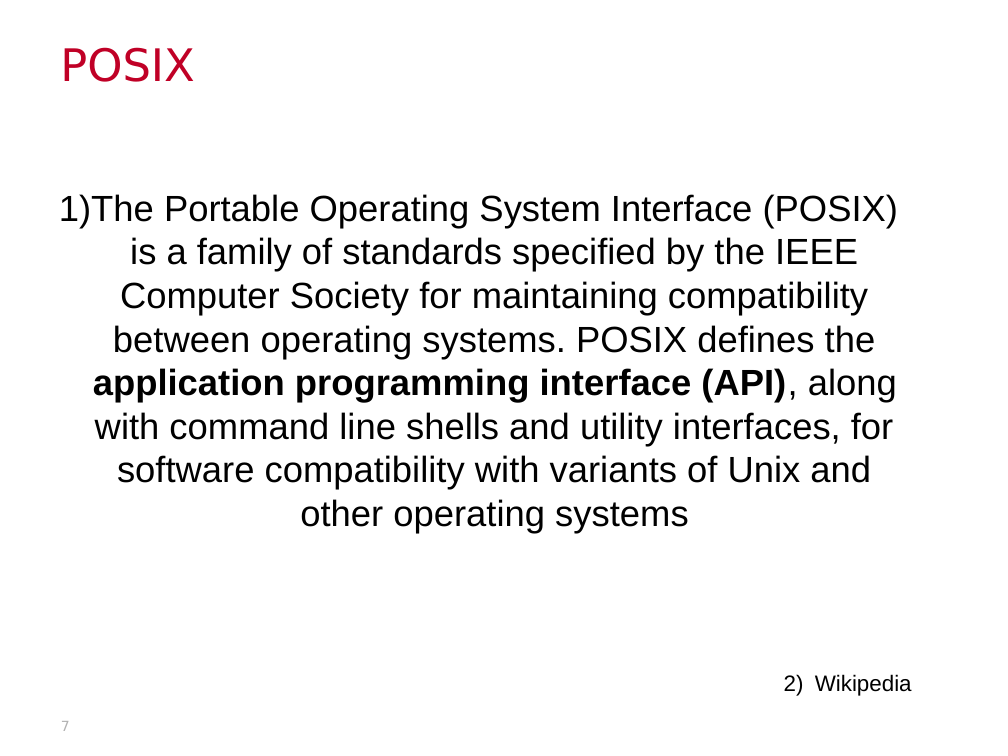
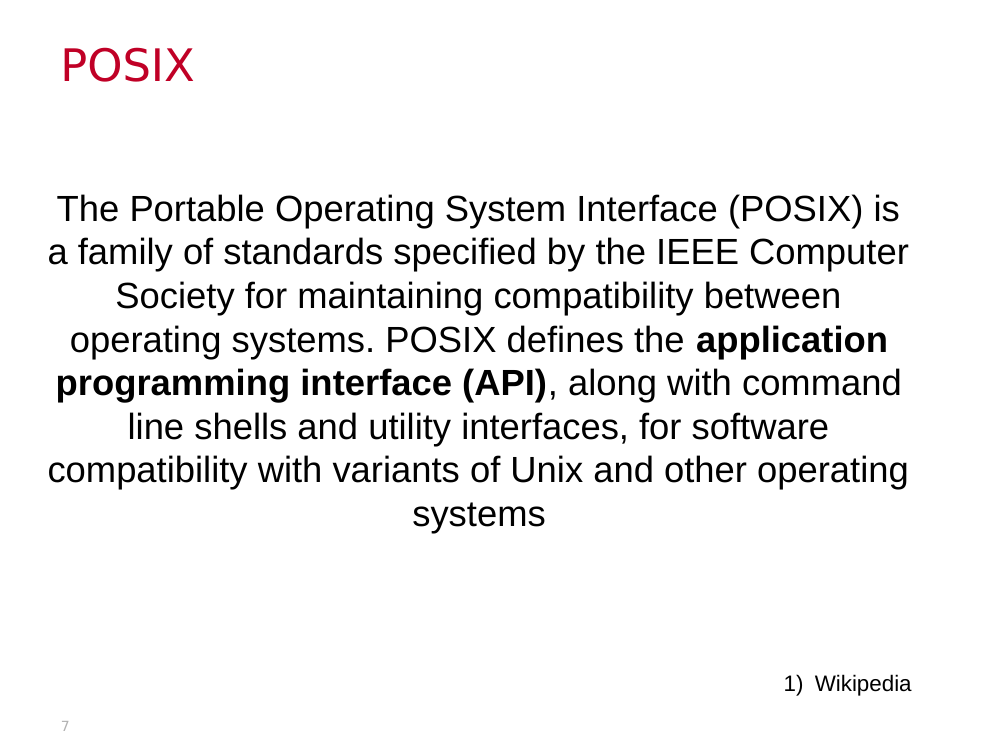
Before and after one commit to lucacm/SistemasHardwareSoftware, a slide deck: slide 7 of aulas/13-processos/slides.pptx. Drawn at 1008x756 pixels with LibreOffice and Linux fonts; fonts in the diff are those of the drawing; background and template pictures are left out. Boxes give left, top, right and bottom in pixels: in the first picture for what was removed or moved away, otherwise in the second. Text is boxed around its words. In the diff, an @@ line names an element or a change of style, - is before the commit and + after.

```diff
--- a/aulas/13-processos/slides.pptx
+++ b/aulas/13-processos/slides.pptx
@@ text at [48,194,909,534]: bullet 1) to none @@
```
Also in this commit, not shown: 33 other files.
